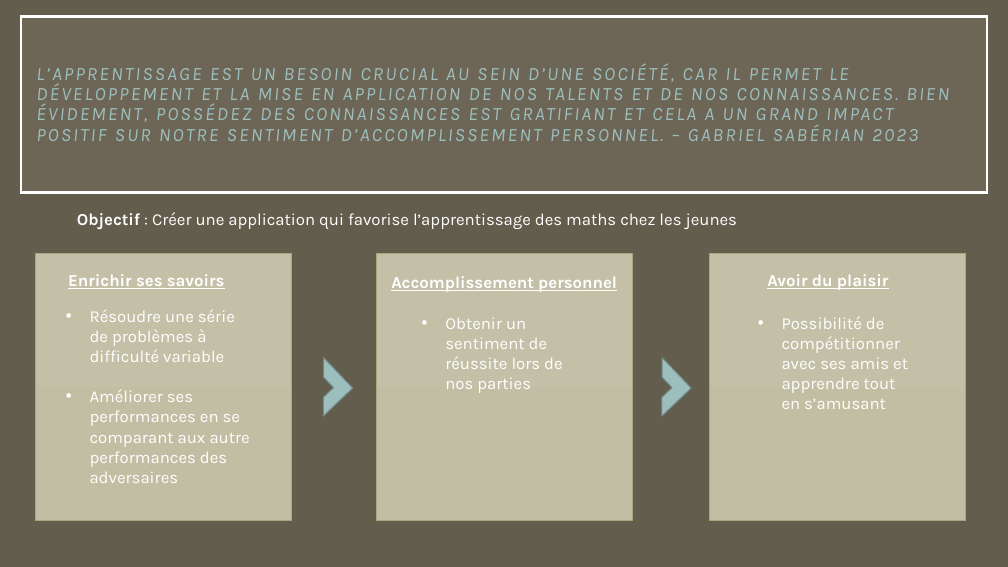
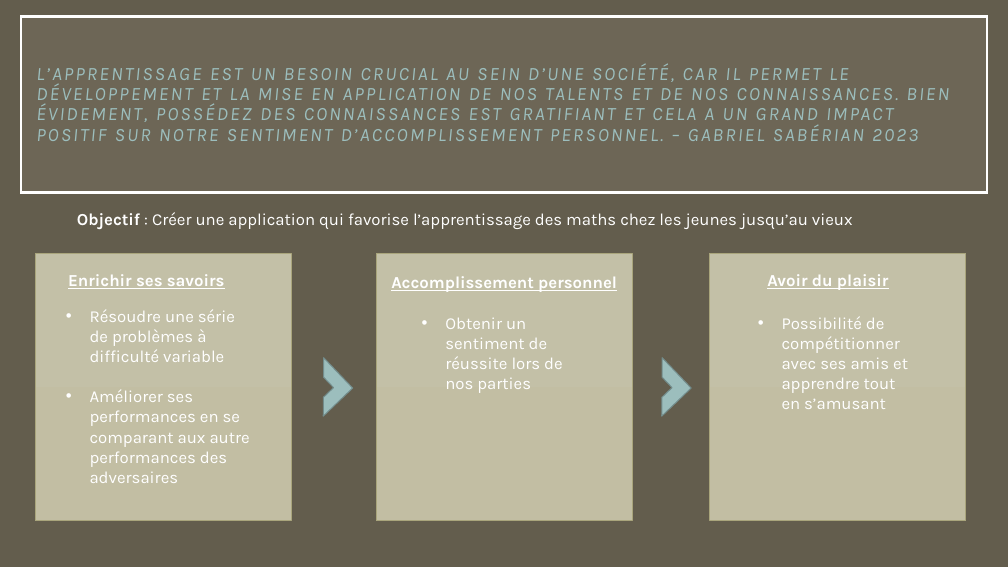
Before and after one commit to JSMarrocco/MMORPG_PolyHacks2023, a slide deck: slide 4 of Presentation/MMO RPG.pptx (slide 5 before the commit). Drawn at 1008x567 pixels with LibreOffice and Linux fonts; fonts in the diff are those of the drawing. Boxes give left, top, right and bottom in pixels: in the first picture for what was removed or moved away, otherwise in the second. Text is boxed around its words. In the diff, an @@ line names an element or a change of style, - is before the commit and + after.

Commit message:
Modified the Presentation

```diff
--- a/Presentation/MMO RPG.pptx
+++ b/Presentation/MMO RPG.pptx
@@ text at [77, 212, 853, 229]: text changed @@
-Objectif : Créer une application qui favorise l’apprentissage des maths chez les jeunes
+Objectif : Créer une application qui favorise l’apprentissage des maths chez les jeunes jusqu’au vieux
```
Also in this commit, not shown: 2 other slides changed, 3 slides added, 2 slides removed.
